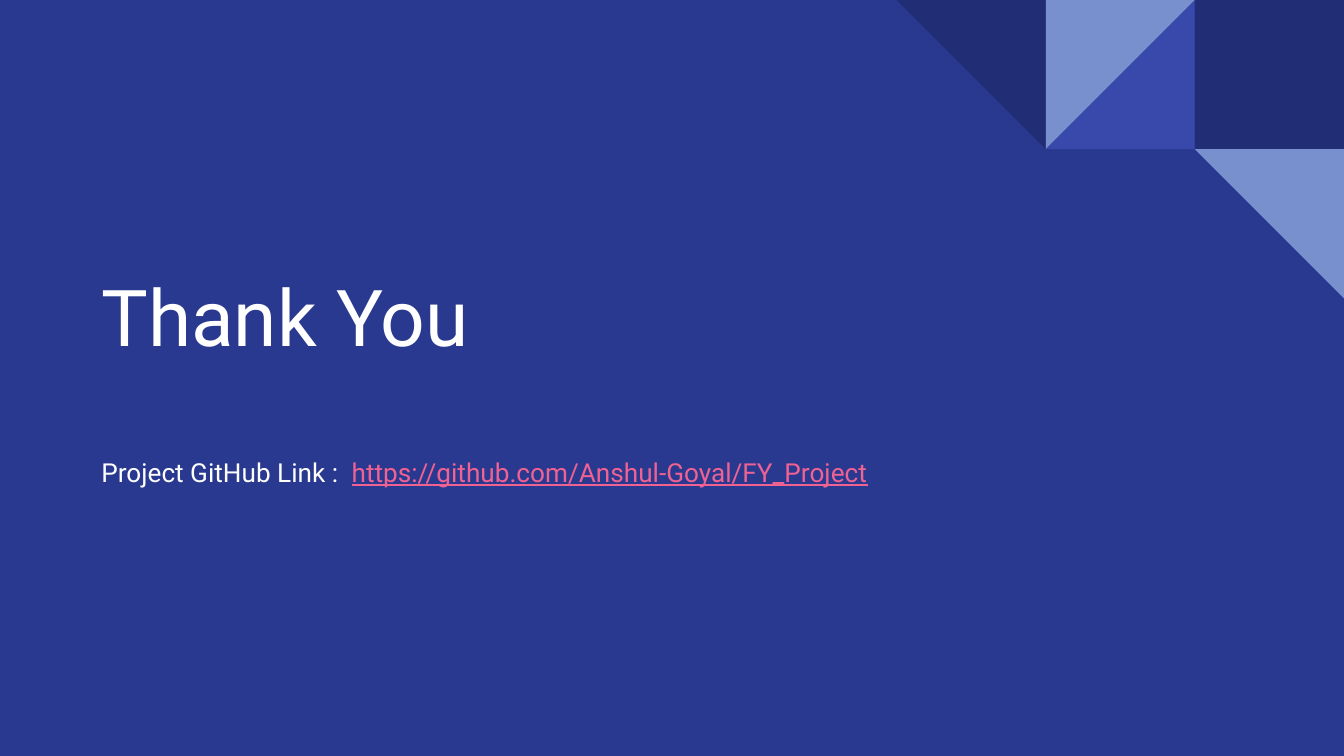
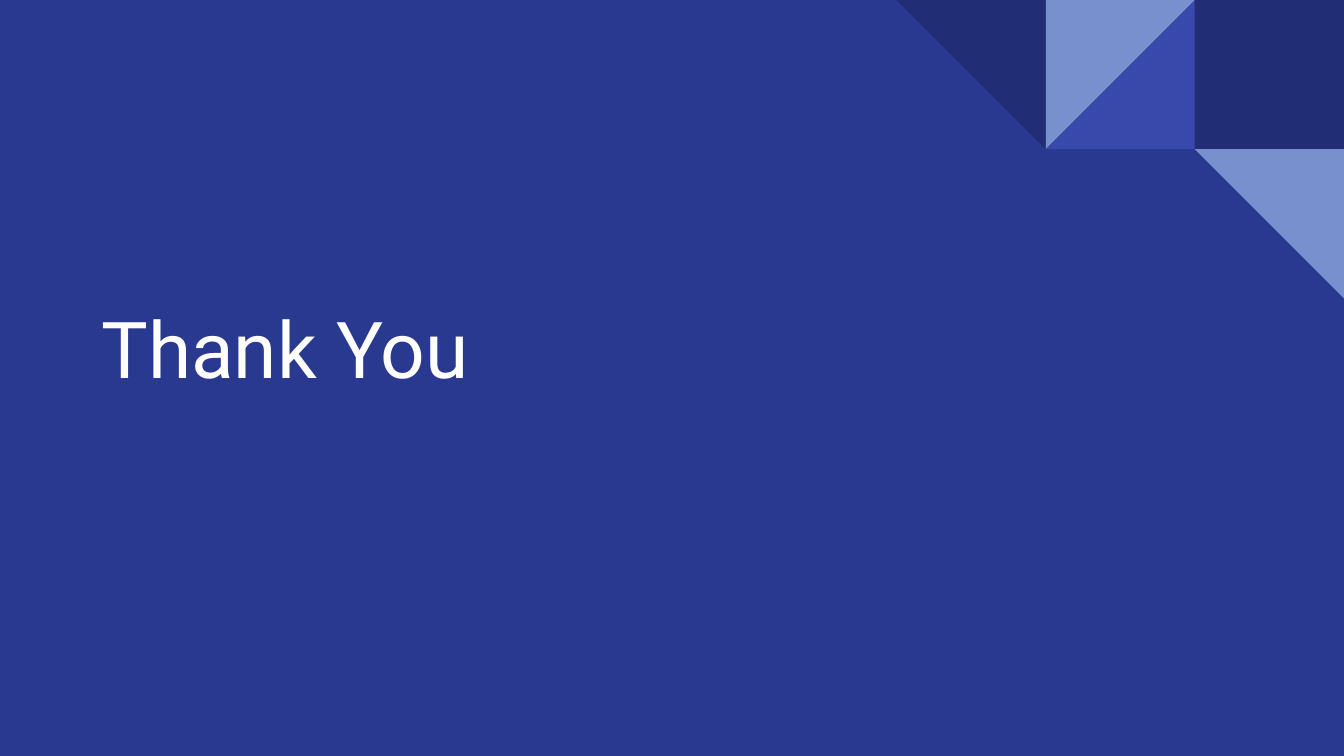
Before and after one commit to Anshul-Goyal/FY_Project, a slide deck: slide 14 of presentation/Mid_Term.pptx (slide 13 before the commit). Drawn at 1344x756 pixels with LibreOffice and Linux fonts; fonts in the diff are those of the drawing. Boxes give left, top, right and bottom in pixels: in the first picture for what was removed or moved away, otherwise in the second. Text is boxed around its words. In the diff, an @@ line names an element or a change of style, - is before the commit and + after.

```diff
--- a/presentation/Mid_Term.pptx
+++ b/presentation/Mid_Term.pptx
@@ title at [101, 319, 469, 379]: text changed; size 14 to 42 pt; text colour #F06292 to #FFFFFF @@
-Thank You
-Project GitHub Link : https://github.com/Anshul-Goyal/FY_Project
+Thank You
```
Also in this commit, not shown: 4 other slides changed, 1 slide added, 5 other files.
